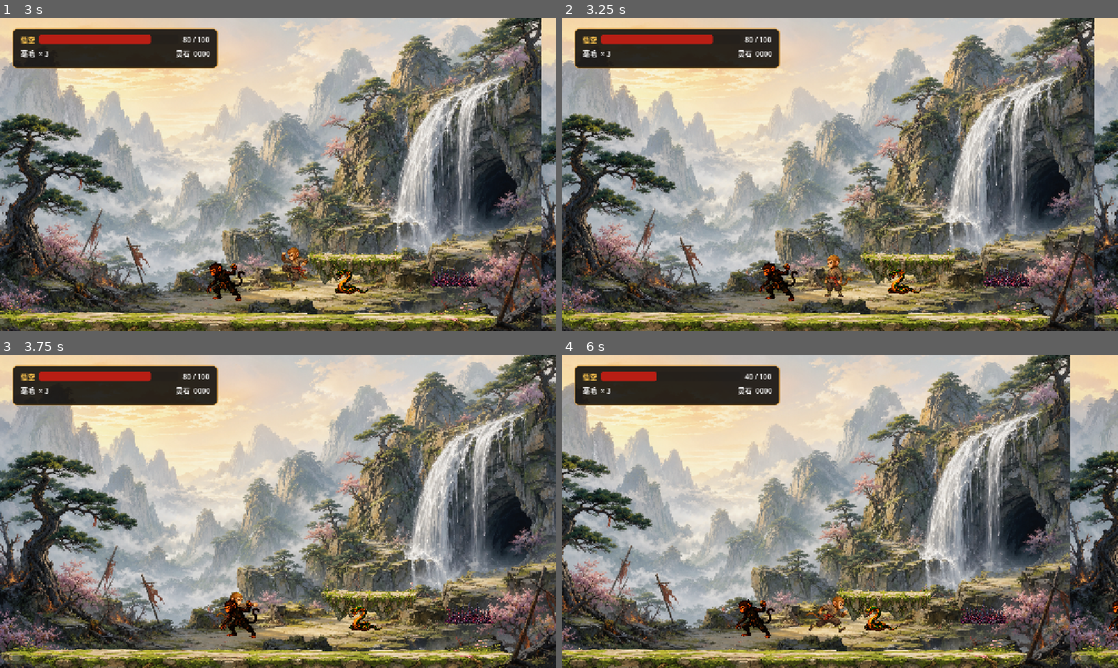
Above: before the commit, frames 1-4 (two rows, left to right).
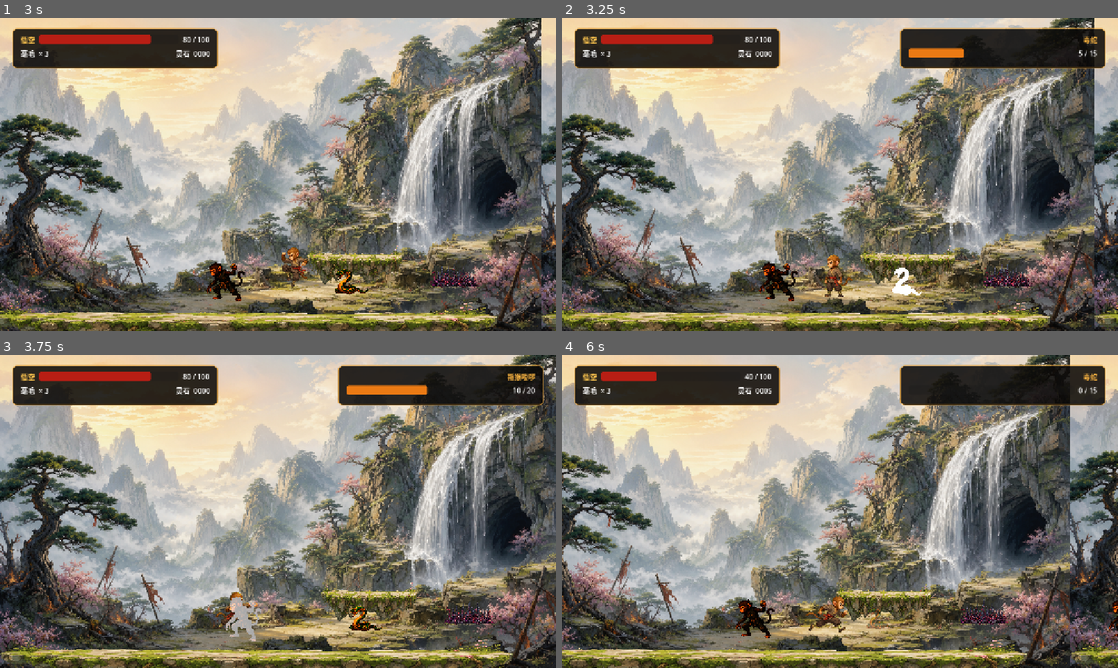
Above: after the commit, the same moments.

Repository: tim1020/havoc
Game: Godot game, scene res://src/ui/main_menu/main_menu.tscn
Two runs of this game, one before a commit and one after it. Both use one fixed random seed, a clock stepped at 60 frames per second and the inputs below.
Inputs:
- Up to frame 1 (3 s): click "开始游戏" at 0.5 s; hold J (attack) 1.28-2.03 s; hold D (move_right) 1.28-2.78 s; tap K (jump) at 1.52, 2.27 s; tap J (attack) at 2.1 s; hold A (move_left) from 2.78 s (still down); hold S (crouch) from 2.78 s (still down)
- Up to frame 2 (3.25 s): keep holding A (move_left); keep holding S (crouch); tap J (attack) at 3.05 s
- Up to frame 3 (3.75 s): release A (move_left) at 3.53 s; release S (crouch) at 3.53 s; hold D (move_right) from 3.53 s (still down); tap J (attack) at 3.6 s
- Up to frame 4 (6 s): tap K (jump) at 3.77, 4.52, 5.27 s; hold J (attack) 4.28-5.03 s; release D (move_right) at 5.03 s; hold A (move_left) 5.03-5.78 s; tap S (crouch) at 5.1 s; tap J (attack) at 5.3 s; hold D (move_right) from 5.78 s (still down); hold J (attack) from 5.78 s (still down)

Frame 1 is identical in both runs. In frame 2, 5.1% of the frame differs, in the area x 58-98%, y 3-89%; in frame 3, 5.4%, in the area x 39-98%, y 3-92%; in frame 4, 5.0%.

Commit message:
fix: keep player attack detection active

Diff:
--- a/src/actors/player/player.gd
+++ b/src/actors/player/player.gd
@@ -26,7 +26,7 @@
 	health = stats.max_health
 	jumps_left = stats.jump_count
 	respawn_position = global_position
-	attack_area.monitoring = false
+	attack_area.monitoring = true
 	health_changed.emit(health, stats.max_health)
 
 
@@ -81,12 +81,10 @@
 	combo_expires_at = now + int(stats.combo_reset_seconds * 1000.0)
 	play_if_available("attack_%d" % (combo_index if combo_index > 0 else 3))
 	attack_area.position.x = absf(attack_area.position.x) * facing
-	attack_area.monitoring = true
 	await get_tree().physics_frame
 	for body in attack_area.get_overlapping_bodies():
 		if body.has_method("take_damage"):
 			body.take_damage(damage, global_position)
-	attack_area.monitoring = false
 
 
 func cast_freeze_spell() -> void:
--- a/src/actors/player/player.tscn
+++ b/src/actors/player/player.tscn
@@ -35,7 +35,7 @@
 position = Vector2(64, -48)
 collision_layer = 8
 collision_mask = 4
-monitoring = false
+monitoring = true
 
 [node name="Shape" type="CollisionShape2D" parent="AttackArea"]
 shape = SubResource("AttackShape")
--- a/tests/capture_enemy_feedback.gd
+++ b/tests/capture_enemy_feedback.gd
@@ -13,10 +13,12 @@
 	var enemy := get_tree().get_nodes_in_group("enemies")[0] as Enemy
 	player.global_position = Vector2(360, 580)
 	player.velocity = Vector2.ZERO
-	enemy.global_position = Vector2(520, 580)
+	enemy.global_position = Vector2(430, 580)
 	enemy.velocity = Vector2.ZERO
 	enemy.invulnerable_until = 0
-	enemy.take_damage(1.0, player.global_position)
+	for _frame in 2:
+		await get_tree().physics_frame
+	await player.perform_attack()
 
 	for _frame in 2:
 		await get_tree().process_frame
--- a/tests/run_phase_01.gd
+++ b/tests/run_phase_01.gd
@@ -51,13 +51,24 @@
 	var first_enemy := get_tree().get_nodes_in_group("enemies")[0] as Enemy
 	check(first_enemy.frozen_until > Time.get_ticks_msec(), "定身术冻结普通敌人")
 	var hud := level.hud as GameHud
+	player.global_position = Vector2(360, 580)
+	player.velocity = Vector2.ZERO
+	first_enemy.global_position = Vector2(430, 580)
+	first_enemy.velocity = Vector2.ZERO
 	first_enemy.invulnerable_until = 0
-	first_enemy.take_damage(1.0, player.global_position)
-	await get_tree().process_frame
+	for _frame in 2:
+		await get_tree().physics_frame
+	var enemy_health_before_attack := first_enemy.health
+	await player.perform_attack()
+	check(first_enemy.health == enemy_health_before_attack - player.stats.combo_damage[0], "玩家真实攻击区域可命中敌兵")
 	check(first_enemy.hit_reaction_until > Time.get_ticks_msec(), "敌兵受击进入可见反馈状态")
 	check(hud.enemy_panel.visible, "敌兵受击显示右上状态面板")
 	check(hud.enemy_name_label.text == first_enemy.stats.display_name, "右上状态面板显示敌兵名称")
 	check(hud.enemy_health_bar.value == first_enemy.health, "右上敌兵血条实时更新")
+	player.perform_attack()
+	player.perform_attack()
+	await get_tree().physics_frame
+	check(player.attack_area.monitoring, "连续攻击不会关闭攻击检测区")
 	first_enemy.hit_reaction_until = 0
 	first_enemy.frozen_until = 0
 	first_enemy.velocity.x = 100.0
Binary file changed: artifacts/phase_01/enemy_hit_feedback_actual.png
